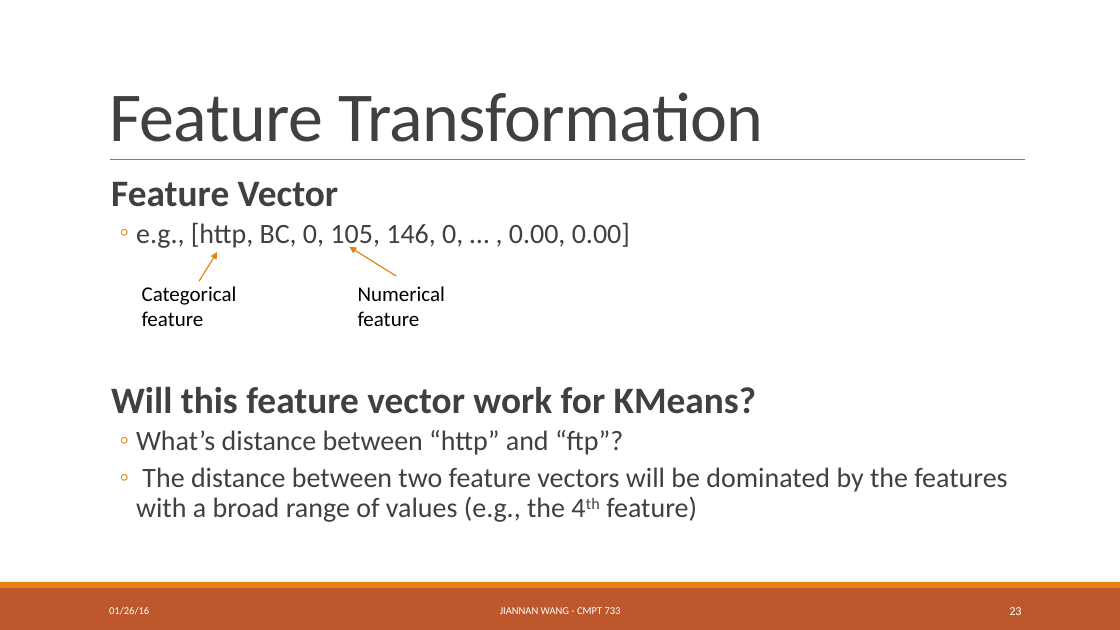
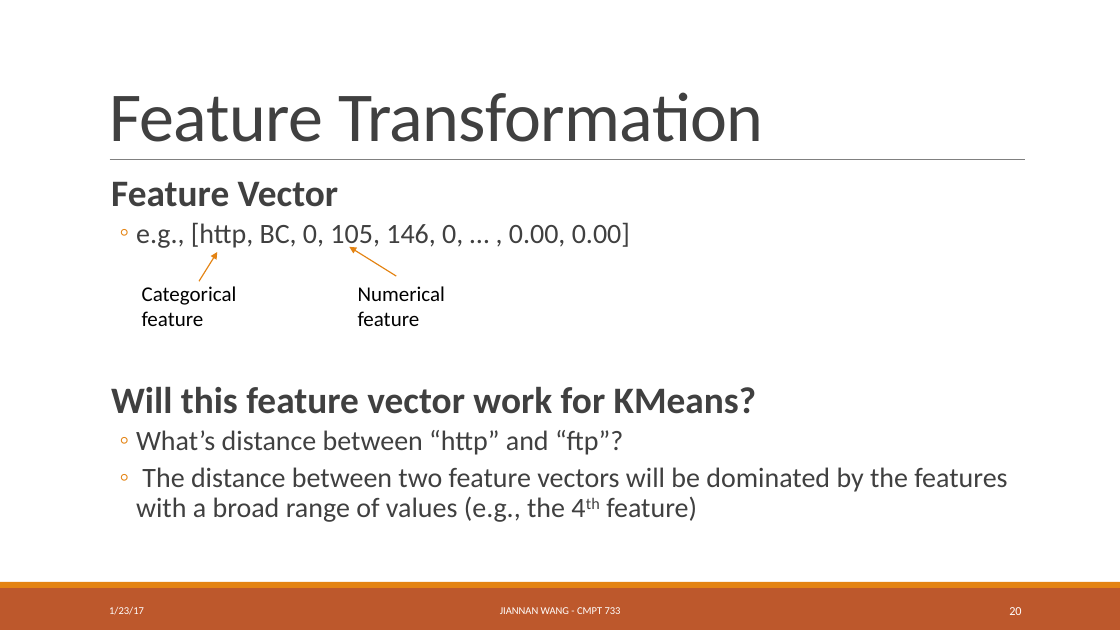
Before and after one commit to ZhensongQian/cmpt733, a slide deck: slide 20 of Lectures/Lec3/lec3.pptx (slide 23 before the commit). Drawn at 1120x630 pixels with LibreOffice and Linux fonts; fonts in the diff are those of the drawing. Boxes give left, top, right and bottom in pixels: in the first picture for what was removed or moved away, otherwise in the second. Text is boxed around its words. In the diff, an @@ line names an element or a change of style, - is before the commit and + after.

```diff
--- a/Lectures/Lec3/lec3.pptx
+++ b/Lectures/Lec3/lec3.pptx
@@ text at (109,607,144,615): text changed @@
-01/26/16
+1/23/17
@@ page number at (1009,607,1021,615): text changed @@
-23
+20
```
Also in this commit, not shown: 28 other slides changed, 3 slides removed, 2 other files.
